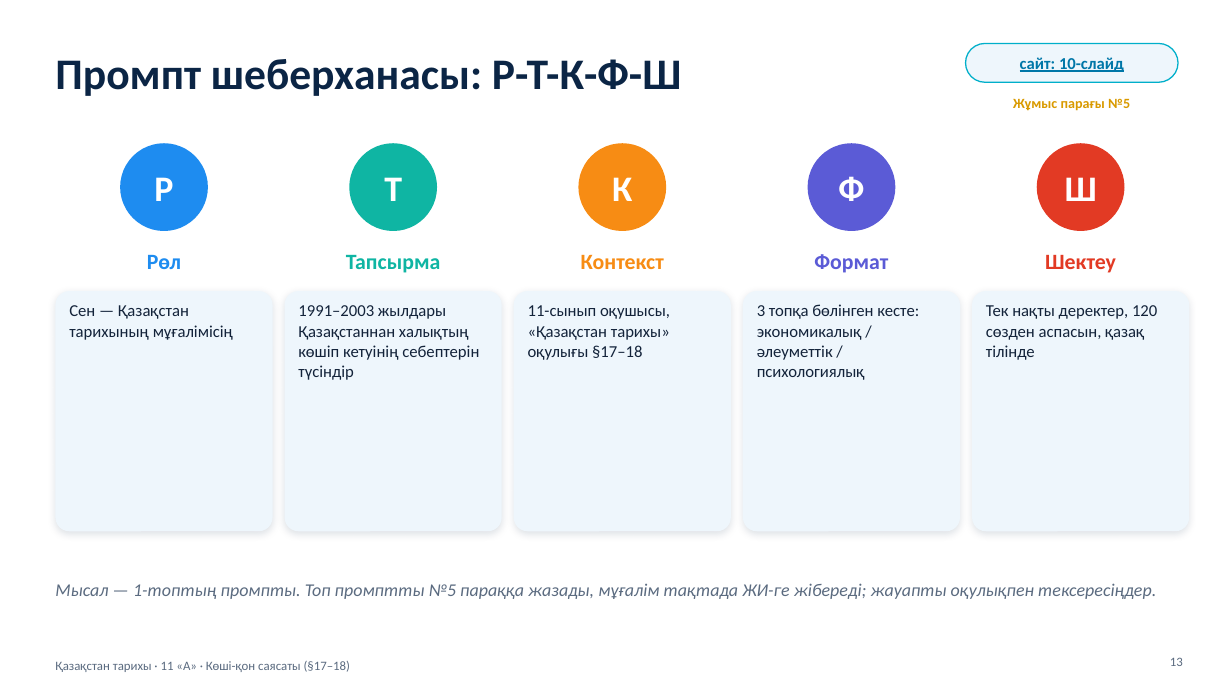
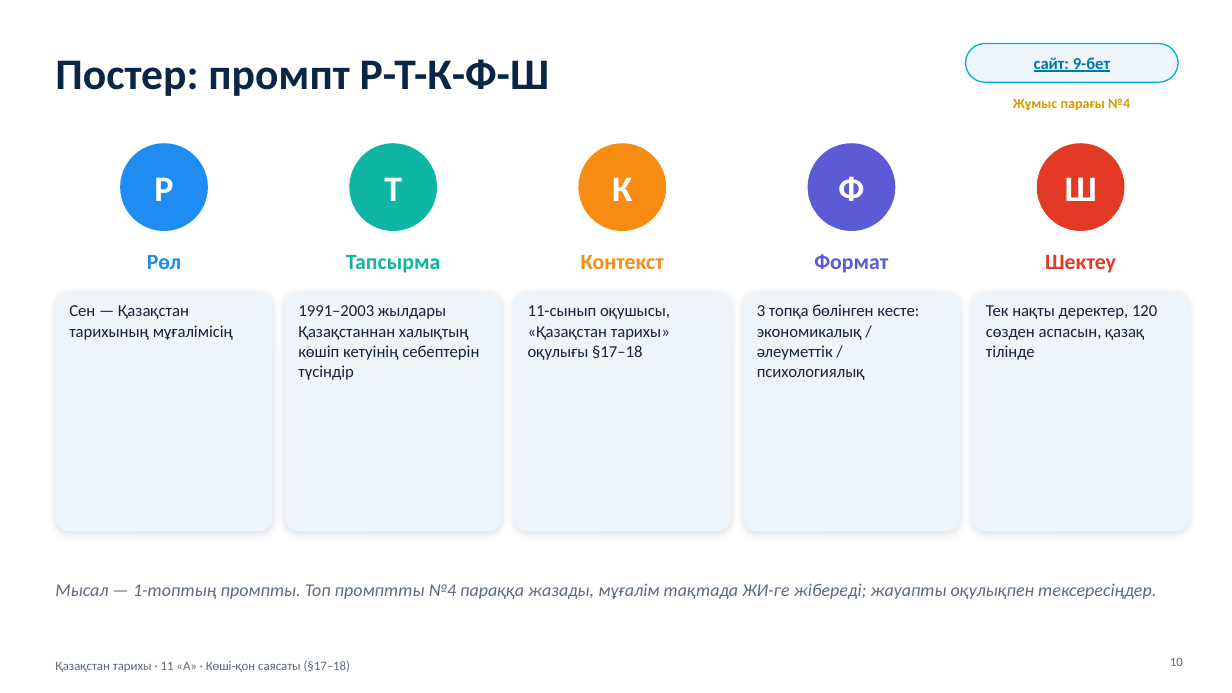
Before and after one commit to makpalkubantova-arch/koshkonkznatfrikh, a slide deck: slide 10 of materialdar/2-Prezentaciya-Koshi-qon-sayasaty.pptx (slide 13 before the commit). Drawn at 1232x693 pixels with LibreOffice and Linux fonts; fonts in the diff are those of the drawing. Boxes give left, top, right and bottom in pixels: in the first picture for what was removed or moved away, otherwise in the second. Text is boxed around its words. In the diff, an @@ line names an element or a change of style, - is before the commit and + after.

```diff
--- a/materialdar/2-Prezentaciya-Koshi-qon-sayasaty.pptx
+++ b/materialdar/2-Prezentaciya-Koshi-qon-sayasaty.pptx
@@ title at bbox=[55, 59, 549, 96]: text changed @@
-Промпт шеберханасы: Р-Т-К-Ф-Ш
+Постер: промпт Р-Т-К-Ф-Ш
@@ text in rounded rectangle at bbox=[1034, 57, 1110, 72]: text changed @@
-сайт: 10-слайд
+сайт: 9-бет
@@ text at bbox=[1013, 98, 1130, 111]: text changed @@
-Жұмыс парағы №5
+Жұмыс парағы №4
@@ text at bbox=[55, 583, 1156, 599]: text changed @@
-Мысал — 1-топтың промпты. Топ промптты №5 параққа жазады, мұғалім тақтада ЖИ-ге жібереді; жауапты оқулықпен тексересіңдер.
+Мысал — 1-топтың промпты. Топ промптты №4 параққа жазады, мұғалім тақтада ЖИ-ге жібереді; жауапты оқулықпен тексересіңдер.
@@ page number at bbox=[1170, 657, 1183, 666]: text changed @@
-13
+10
```
Also in this commit, not shown: 9 other slides changed, 3 slides added, 6 slides removed, 23 other files.
